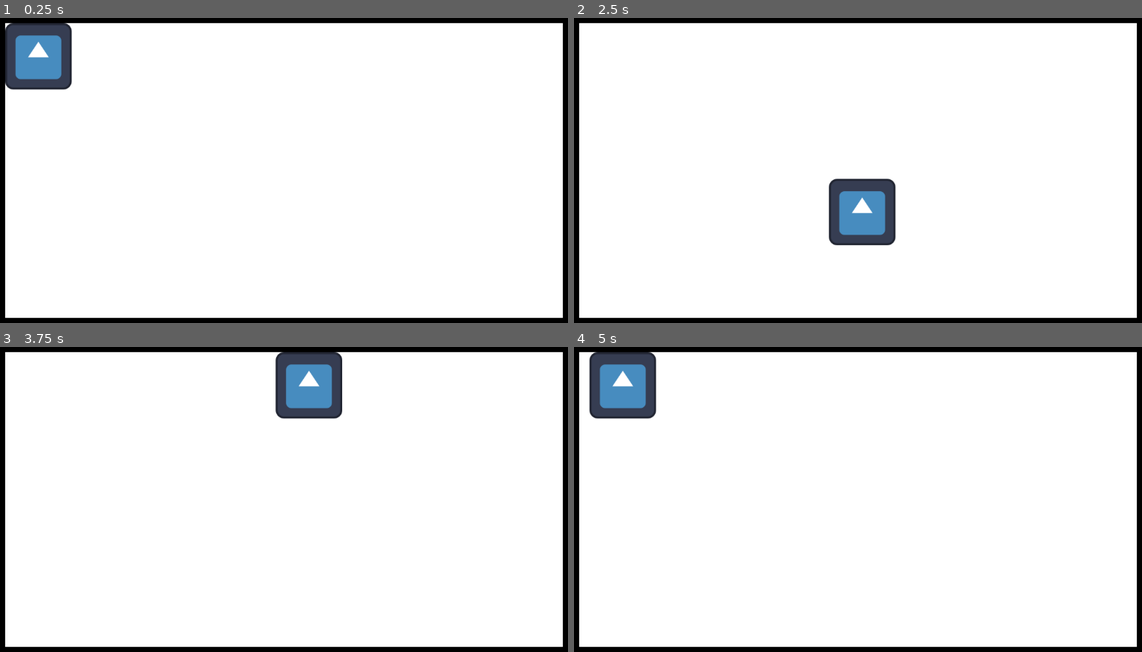
Above: before the commit, frames 1-4 (two rows, left to right).
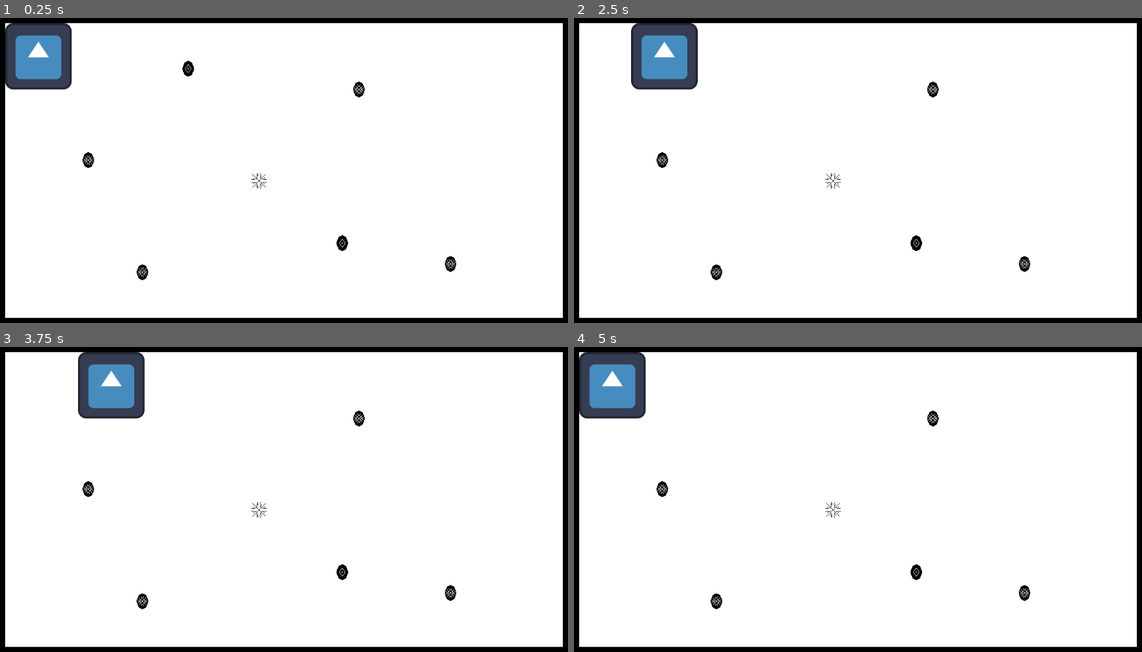
Above: after the commit, the same moments.

Repository: ArteMooseGames/godot_4_save_system_demo
Game: Godot game, scene res://scenes/level_1.tscn
Two runs of this game, one before a commit and one after it. Both use one fixed random seed, a clock stepped at 60 frames per second and the inputs below. The project has no main scene, so this scene is started directly. The engine's default icon, where the game draws it, is replaced by a stand-in: a white triangle on a blue panel in a dark square.
Inputs:
- Up to frame 1 (0.25 s): no input
- Up to frame 2 (2.5 s): tap Enter at 0.5 s; hold Right (move_right) 0.53-1.28 s; hold Down (move_down) 1.28-2.03 s; hold Right (move_right) from 2.03 s (still down)
- Up to frame 3 (3.75 s): release Right (move_right) at 2.78 s; hold Up (move_up) 2.78-3.53 s; hold A (move_left) from 3.53 s (still down)
- Up to frame 4 (5 s): keep holding A (move_left)

The runs differ from the first frame. In frame 1, 0.5% of the frame differs, in the area x 14-81%, y 14-86%; in frame 2, 5.4%; in frame 3, 5.4%, in the area x 13-81%, y 1-86%; in frame 4, 2.1%.

Commit message:
Add coins and hazards

Diff:
--- a/project.godot
+++ b/project.godot
@@ -17,6 +17,7 @@
 [autoload]
 
 SaveLoad="*res://scripts/globals/save_load.gd"
+Globals="*res://scripts/globals/globals.gd"
 
 [input]
 
--- /dev/null
+++ b/scenes/coin.tscn
@@ -0,0 +1,20 @@
+[gd_scene load_steps=4 format=3 uid="uid://cpvtvjxweodu6"]
+
+[ext_resource type="Script" path="res://scripts/coin.gd" id="1_47why"]
+[ext_resource type="Texture2D" uid="uid://g7p3i17jfem7" path="res://assets/coin_diamond.png" id="2_xhdrb"]
+
+[sub_resource type="CapsuleShape2D" id="CapsuleShape2D_3yke6"]
+
+[node name="Coin" type="Area2D"]
+texture_filter = 1
+collision_layer = 0
+collision_mask = 2
+script = ExtResource("1_47why")
+
+[node name="Sprite2D" type="Sprite2D" parent="."]
+texture = ExtResource("2_xhdrb")
+
+[node name="CollisionShape2D" type="CollisionShape2D" parent="."]
+shape = SubResource("CapsuleShape2D_3yke6")
+
+[connection signal="body_entered" from="." to="." method="_on_body_entered"]
--- /dev/null
+++ b/scenes/hazard.tscn
@@ -0,0 +1,17 @@
+[gd_scene load_steps=3 format=3 uid="uid://c4uvfq704o7fw"]
+
+[ext_resource type="Texture2D" uid="uid://dyefd4b4ec4rv" path="res://assets/hazard.png" id="2_mcv7g"]
+
+[sub_resource type="CapsuleShape2D" id="CapsuleShape2D_v817c"]
+
+[node name="Hazard" type="Area2D"]
+collision_layer = 4
+collision_mask = 2
+
+[node name="Sprite2D" type="Sprite2D" parent="."]
+texture = ExtResource("2_mcv7g")
+
+[node name="CollisionShape2D" type="CollisionShape2D" parent="."]
+shape = SubResource("CapsuleShape2D_v817c")
+
+[connection signal="body_entered" from="." to="." method="_on_body_entered"]
--- a/scenes/level_1.tscn
+++ b/scenes/level_1.tscn
@@ -1,14 +1,21 @@
-[gd_scene load_steps=3 format=3 uid="uid://bkttcuboq60rr"]
+[gd_scene load_steps=6 format=3 uid="uid://bkttcuboq60rr"]
 
+[ext_resource type="Script" path="res://scripts/level_manager.gd" id="1_c5m2s"]
 [ext_resource type="PackedScene" uid="uid://c5fsyvwxo2fo0" path="res://scenes/wall.tscn" id="1_l54p6"]
 [ext_resource type="PackedScene" uid="uid://cc4jsl14hg3qh" path="res://scenes/player.tscn" id="2_l48mj"]
+[ext_resource type="PackedScene" uid="uid://cpvtvjxweodu6" path="res://scenes/coin.tscn" id="3_c6i54"]
+[ext_resource type="PackedScene" uid="uid://c4uvfq704o7fw" path="res://scenes/hazard.tscn" id="4_a1kxa"]
 
 [node name="Level1" type="Node2D"]
+script = ExtResource("1_c5m2s")
 
 [node name="Background" type="ColorRect" parent="."]
 custom_minimum_size = Vector2(1152, 648)
 size_flags_horizontal = 3
 size_flags_vertical = 3
+
+[node name="PlayerStartMarker" type="Marker2D" parent="."]
+position = Vector2(104, 104)
 
 [node name="Walls" type="Node" parent="."]
 
@@ -32,4 +39,29 @@
 
 [node name="Coins" type="Node" parent="."]
 
+[node name="Coin" parent="Coins" instance=ExtResource("3_c6i54")]
+position = Vector2(720, 168)
+currency_type = "star"
+
+[node name="Coin2" parent="Coins" instance=ExtResource("3_c6i54")]
+position = Vector2(392, 128)
+
+[node name="Coin3" parent="Coins" instance=ExtResource("3_c6i54")]
+position = Vector2(896, 504)
+currency_type = "star"
+
+[node name="Coin4" parent="Coins" instance=ExtResource("3_c6i54")]
+position = Vector2(304, 520)
+currency_type = "star"
+
+[node name="Coin5" parent="Coins" instance=ExtResource("3_c6i54")]
+position = Vector2(688, 464)
+
+[node name="Coin6" parent="Coins" instance=ExtResource("3_c6i54")]
+position = Vector2(200, 304)
+currency_type = "star"
+
 [node name="Hazards" type="Node" parent="."]
+
+[node name="Hazard" parent="Hazards" instance=ExtResource("4_a1kxa")]
+position = Vector2(528, 344)
--- a/scenes/player.tscn
+++ b/scenes/player.tscn
@@ -6,6 +6,10 @@
 [sub_resource type="CapsuleShape2D" id="CapsuleShape2D_4ghsw"]
 radius = 64.0
 height = 128.0
+
+[sub_resource type="CapsuleShape2D" id="CapsuleShape2D_m64go"]
+radius = 59.0
+height = 122.0
 
 [node name="Player" type="CharacterBody2D"]
 collision_layer = 2
@@ -20,3 +24,12 @@
 
 [node name="CollisionShape2D" type="CollisionShape2D" parent="."]
 shape = SubResource("CapsuleShape2D_4ghsw")
+
+[node name="DamageHitbox" type="Area2D" parent="."]
+collision_layer = 2
+collision_mask = 4
+
+[node name="CollisionShape2D" type="CollisionShape2D" parent="DamageHitbox"]
+shape = SubResource("CapsuleShape2D_m64go")
+
+[connection signal="area_entered" from="DamageHitbox" to="." method="_on_damage_hitbox_area_entered"]
--- /dev/null
+++ b/scripts/coin.gd
@@ -0,0 +1,33 @@
+extends Area2D
+
+@export_group("My Properties")
+@export_enum("star", "diamond") var currency_type: String = "diamond"
+
+@onready var star_texture: String = "res://assets/coin_star.png"
+@onready var diamond_texture: String = "res://assets/coin_diamond.png"
+
+
+@onready var type_to_texture: Dictionary = {
+	"star": star_texture,
+	"diamond": diamond_texture,
+}
+
+
+func _ready():
+	$Sprite2D.texture = load(type_to_texture[currency_type])
+
+
+func _on_body_entered(body):
+	if body is Player:
+		_pickup()
+		queue_free()
+
+
+func _increment_currency_count():
+	if !Globals.coin_counter.has(currency_type):
+		Globals.coin_counter[currency_type] = 0
+	Globals.coin_counter[currency_type] += 1
+
+
+func _pickup():
+	_increment_currency_count()
--- /dev/null
+++ b/scripts/globals/globals.gd
@@ -0,0 +1,8 @@
+extends Node
+
+
+var player_lives = 5
+var coin_counter: Dictionary = {
+	"star": 0,
+	"diamond": 0,
+}
--- /dev/null
+++ b/scripts/level_manager.gd
@@ -0,0 +1,40 @@
+extends Node2D
+
+@onready var player: CharacterBody2D = $Player
+@onready var player_start: Marker2D = $PlayerStartMarker
+
+func _ready():
+	player.player_died.connect(_on_player_died)
+
+
+
+
+# Called every frame. 'delta' is the elapsed time since the previous frame.
+func _process(delta):
+	pass
+
+
+func _on_player_died():
+	Globals.player_lives -= 1
+	print_debug(Globals.player_lives)
+	print_debug("Player died")
+	player.global_position = player_start.global_position
+
+# Game will be relatively simple
+# Scenes
+# 	Levels (1 & 2)
+# 	Player
+# 	Coins (2 types)
+# 	Hazards (1 type)
+# 	HUD (Shows lives and currency)
+# 	Pause menu (Reset game, Quit to title)
+# 	Title (Start Game, Credits)
+
+# Track
+# 	Player Lives
+# 	Coin counts
+
+# Save system will implement
+# 	What level was a player last in?
+# 	What is the currency count?
+# 	How many lives does a player have left?
--- a/scripts/player.gd
+++ b/scripts/player.gd
@@ -1,5 +1,7 @@
 extends CharacterBody2D
+class_name Player
 
+signal player_died
 
 const SPEED = 400.0
 
@@ -23,3 +25,9 @@
 	else:
 		velocity = Vector2.ZERO
 	move_and_slide()
+
+
+
+
+func _on_damage_hitbox_area_entered(area):
+	emit_signal("player_died")
Binary file added: aseprite/coins.aseprite
Binary file added: aseprite/hazard.aseprite
Binary file added: assets/coin_diamond.png
Not shown, added: assets/coin_diamond.png.import
Binary file added: assets/coin_star.png
Not shown, added: assets/coin_star.png.import
Binary file added: assets/hazard.png
Not shown, added: assets/hazard.png.import
Not shown: 1 places in scenes/player.tscn that only renumber resources
